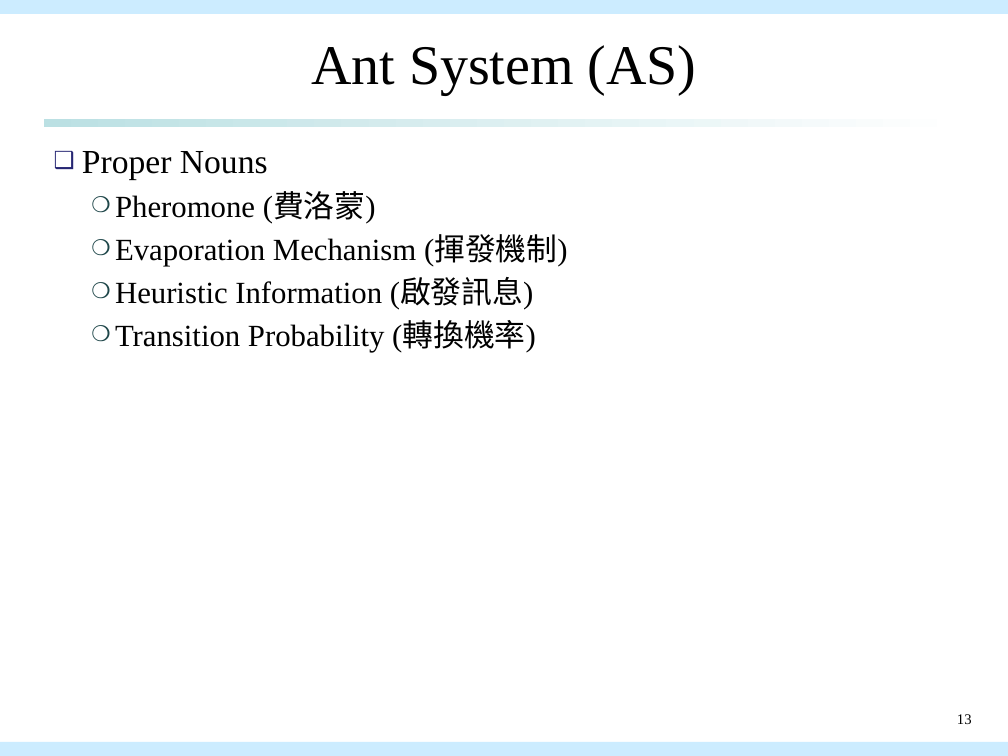
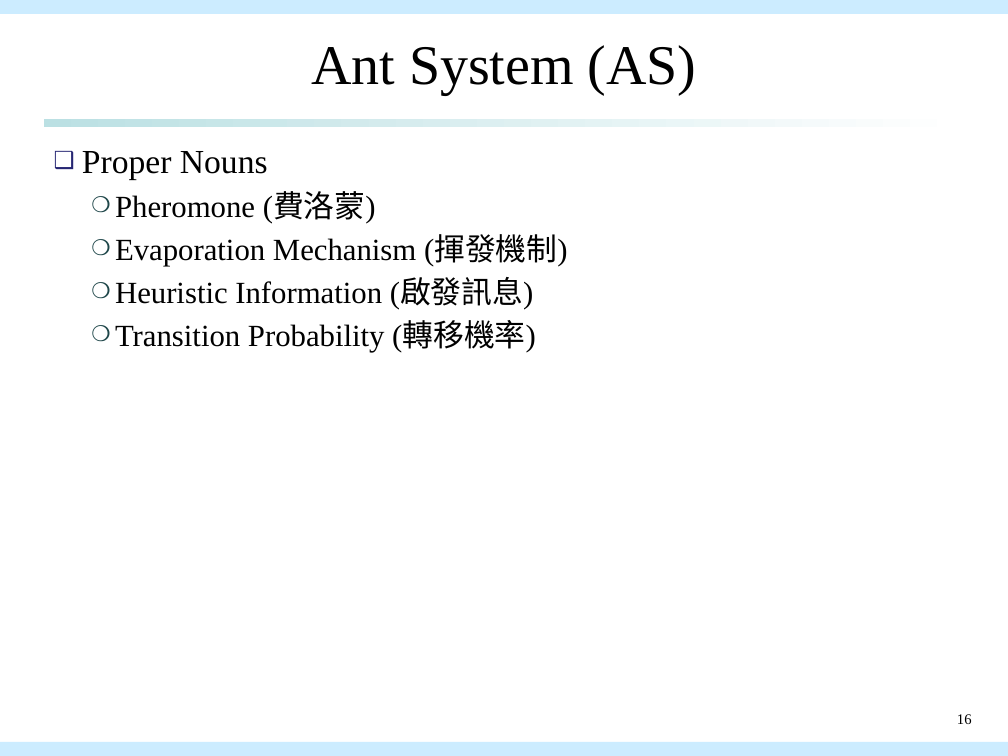
Before and after one commit to qwe8496516/AI_course, a slide deck: slide 16 of AI_presentation/aco_presentation.pptx (slide 13 before the commit). Drawn at 1008x756 pixels with LibreOffice and Linux fonts; fonts in the diff are those of the drawing. Boxes give left, top, right and bottom in pixels: in the first picture for what was removed or moved away, otherwise in the second. Text is boxed around its words. In the diff, an @@ line names an element or a change of style, - is before the commit and + after.

```diff
--- a/AI_presentation/aco_presentation.pptx
+++ b/AI_presentation/aco_presentation.pptx
@@ text at [115, 322, 536, 352]: text changed @@
-  ❍ Transition Probability (轉換機率)
+  ❍ Transition Probability (轉移機率)
@@ page number at [957, 714, 972, 724]: text changed @@
-13
+16
```
Also in this commit, not shown: 6 other slides changed, 8 slides added, 1 other file.
